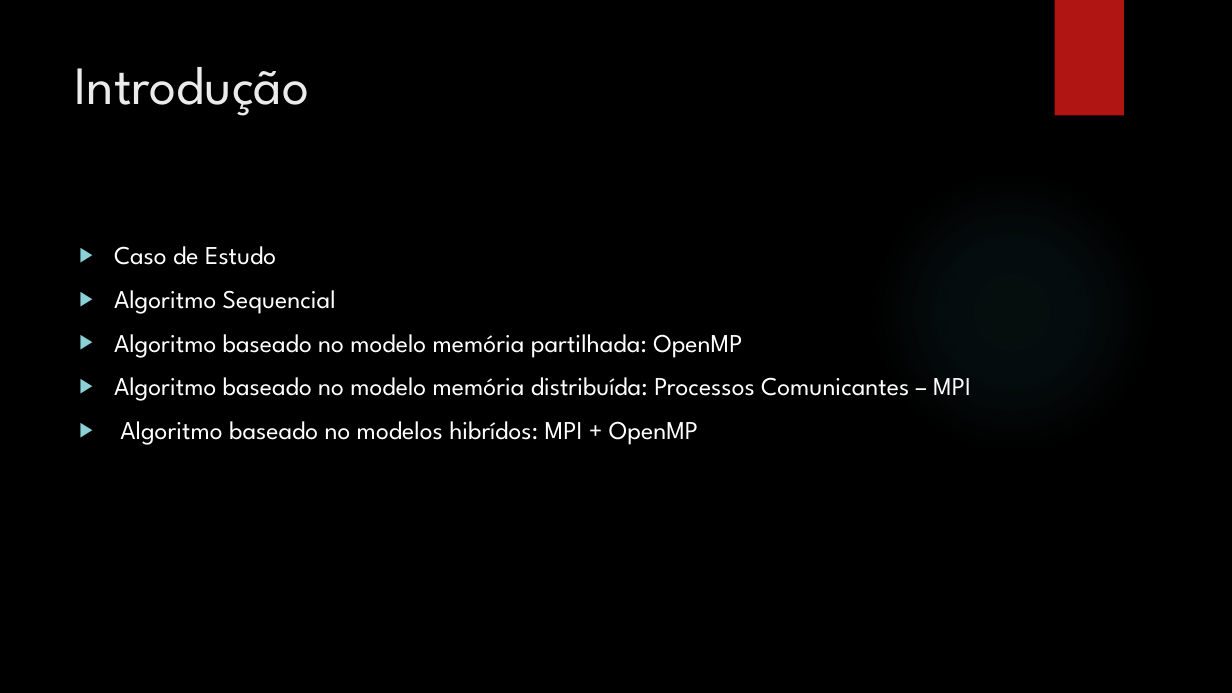
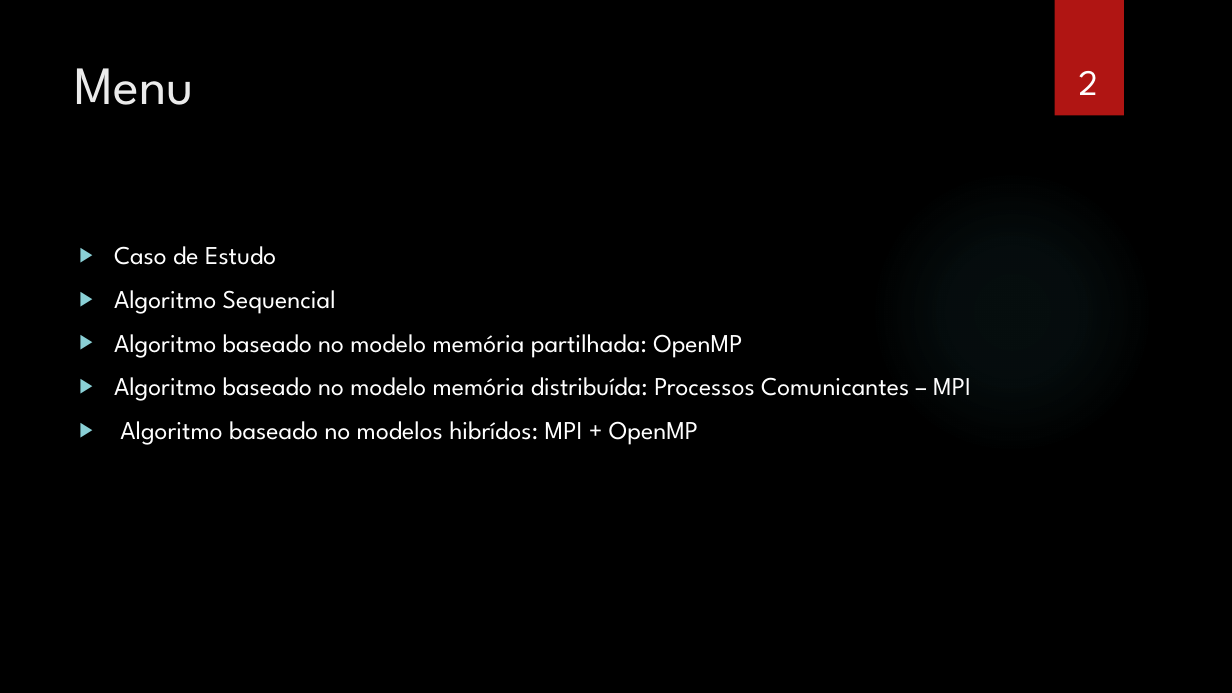
Before and after one commit to CarlosDiogo01/Parallel-Computing-Paradigms, a slide deck: slide 2 of PCP_-_#3_MPI_OpenMP_HybridSolution_Sparse_Matrix/ApresentacaoTrabalhos.pptx. Drawn at 1232x693 pixels with LibreOffice and Linux fonts; fonts in the diff are those of the drawing; background and template pictures are left out. Boxes give left, top, right and bottom in pixels: in the first picture for what was removed or moved away, otherwise in the second. Text is boxed around its words. In the diff, an @@ line names an element or a change of style, - is before the commit and + after.

```diff
--- a/PCP_-_#3_MPI_OpenMP_HybridSolution_Sparse_Matrix/ApresentacaoTrabalhos.pptx
+++ b/PCP_-_#3_MPI_OpenMP_HybridSolution_Sparse_Matrix/ApresentacaoTrabalhos.pptx
@@ title at (x1=75, y1=68, x2=194, y2=105): text changed @@
-Introdução
+Menu
@@ page number added at (x1=1079, y1=71, x2=1098, y2=95), 28 pt, text #FFFFFF @@
+2
```
Also in this commit, not shown: 4 other slides changed, 16 slides added, 5 slides removed, 7 other files.
